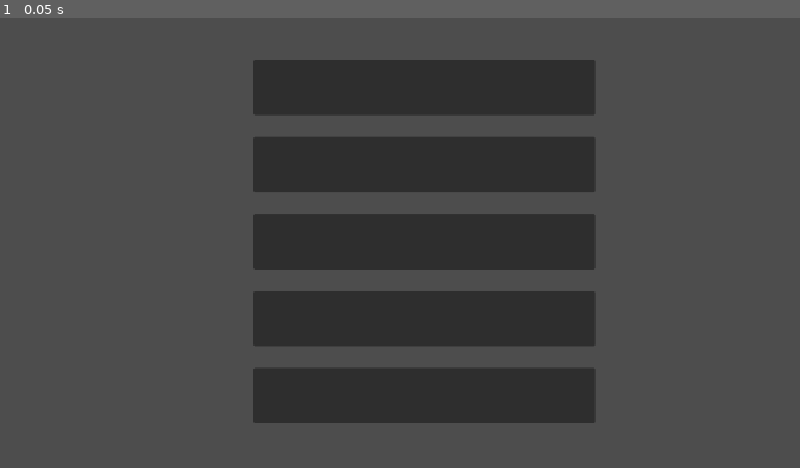
Above: before the commit, frame 1.
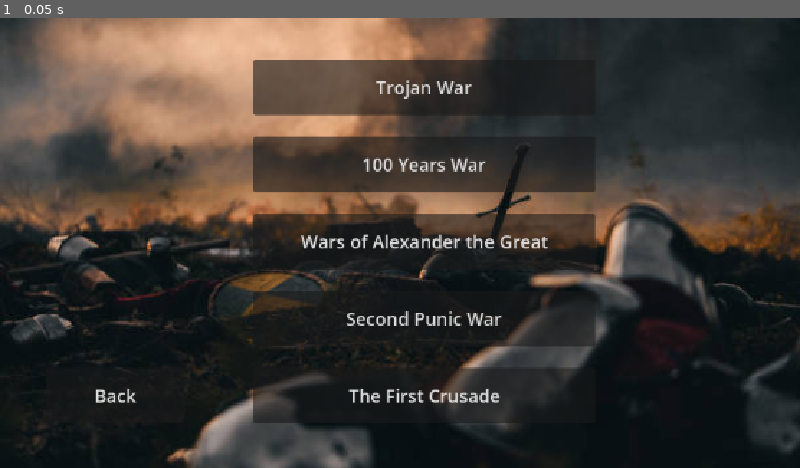
Above: after the commit, the same moment.

Repository: AgentSlixx/Medieval-Simulator
Game: Godot game, scene res://map-selection-screen.tscn
Same seed, same stepped clock (60 frames per second), same inputs: the game is played once before the commit and once after it. The project has no main scene, so this scene is started directly.
Inputs:
- Up to frame 1 (0.05 s): no input

The runs differ from the first frame. In frame 1, 75% of the frame differs, in the area x 0-100%, y 0-100%.

Commit message:
Map Selection Screen
Added background

Diff:
--- a/Game/map-selection-screen.tscn
+++ b/Game/map-selection-screen.tscn
@@ -1,6 +1,20 @@
 [gd_scene format=3 uid="uid://dskpojkp8joia"]
 
+[ext_resource type="Texture2D" uid="uid://k6p52j7nny4" path="res://istockphoto-1346709051-612x612.jpg" id="1_lwrxs"]
+
 [node name="Scene Selection" type="Node2D" unique_id=1157667865]
+
+[node name="Control2" type="Control" parent="." unique_id=1771626186]
+layout_mode = 3
+anchors_preset = 0
+offset_right = 40.0
+offset_bottom = 40.0
+
+[node name="TextureRect" type="TextureRect" parent="Control2" unique_id=943828255]
+layout_mode = 0
+offset_right = 1154.0
+offset_bottom = 652.0
+texture = ExtResource("1_lwrxs")
 
 [node name="Control" type="Control" parent="." unique_id=904284907]
 layout_mode = 3
@@ -24,20 +38,43 @@
 [node name="Troy" type="Button" parent="Control/VBoxContainer" unique_id=1337026149]
 custom_minimum_size = Vector2(360, 80)
 layout_mode = 2
+theme_override_font_sizes/font_size = 26
+text = "Trojan War"
 
 [node name="100 Years War" type="Button" parent="Control/VBoxContainer" unique_id=53787002]
 custom_minimum_size = Vector2(360, 80)
 layout_mode = 2
+theme_override_font_sizes/font_size = 26
+text = "100 Years War"
 
 [node name="Alexander the Great" type="Button" parent="Control/VBoxContainer" unique_id=808934016]
 custom_minimum_size = Vector2(360, 80)
 layout_mode = 2
 offset_transform_position = Vector2(-0.095, 0)
+theme_override_font_sizes/font_size = 26
+text = "Wars of Alexander the Great"
 
 [node name="Second Punic War" type="Button" parent="Control/VBoxContainer" unique_id=158225894]
 custom_minimum_size = Vector2(360, 80)
 layout_mode = 2
+theme_override_font_sizes/font_size = 26
+text = "Second Punic War"
 
-[node name="Trojan War" type="Button" parent="Control/VBoxContainer" unique_id=912169130]
+[node name="First Crusade" type="Button" parent="Control/VBoxContainer" unique_id=912169130]
 custom_minimum_size = Vector2(360, 80)
 layout_mode = 2
+theme_override_font_sizes/font_size = 26
+text = "The First Crusade"
+
+[node name="HBoxContainer" type="HBoxContainer" parent="Control" unique_id=1409074819]
+layout_mode = 0
+offset_left = 66.0
+offset_top = 504.0
+offset_right = 274.0
+offset_bottom = 584.0
+
+[node name="Button" type="Button" parent="Control/HBoxContainer" unique_id=1194005056]
+custom_minimum_size = Vector2(200, 80)
+layout_mode = 2
+theme_override_font_sizes/font_size = 26
+text = "Back"
Binary file added: Game/istockphoto-1346709051-612x612.jpg
Not shown, added: Game/istockphoto-1346709051-612x612.jpg.import
